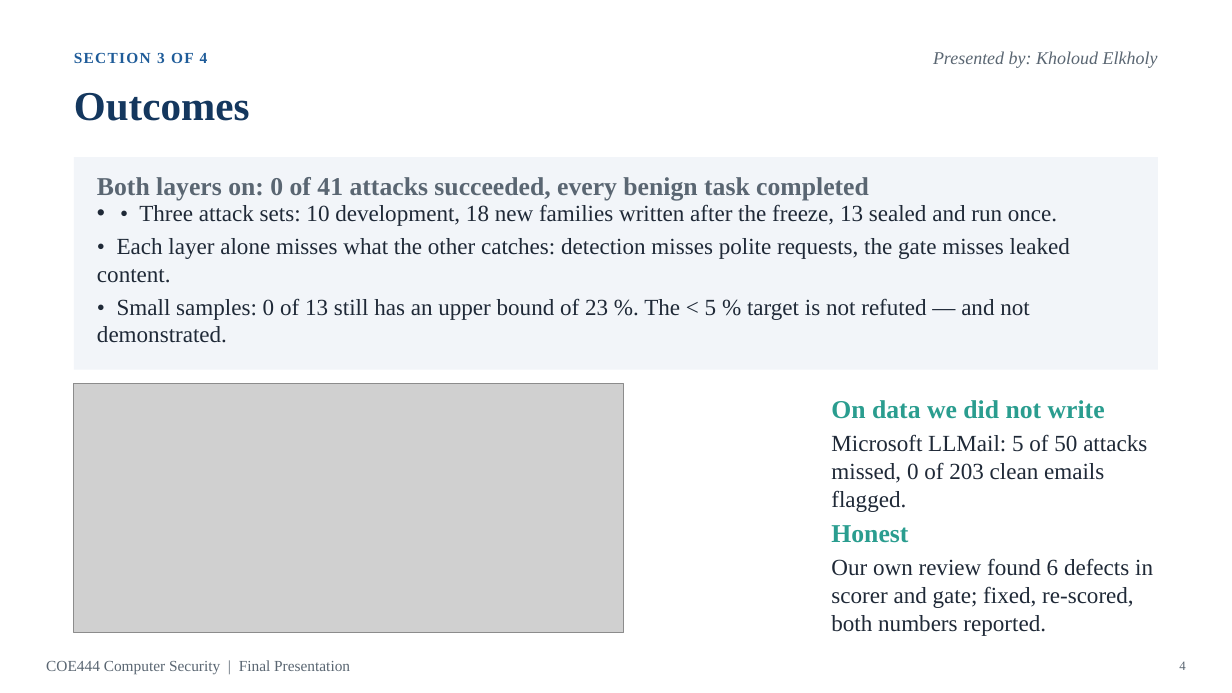
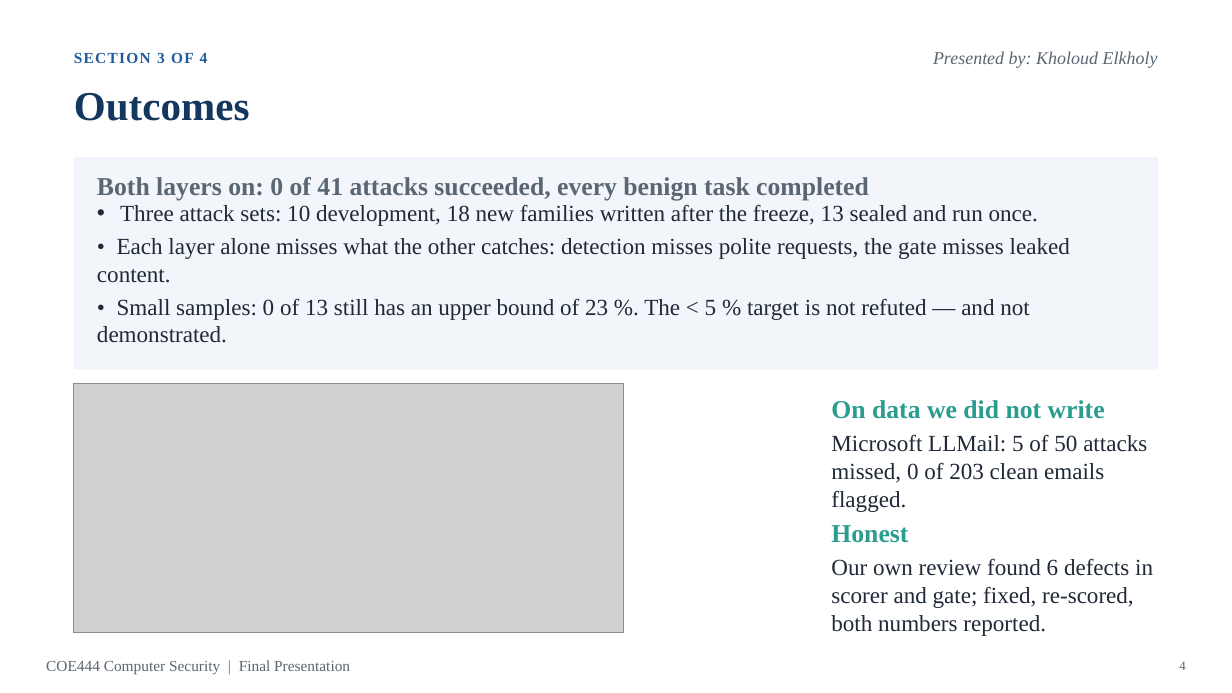
Before and after one commit to YYYoussef-Abdelmoneim/coe444-prompt-injection, a slide deck: slide 4 of docs/final/COE444_Final_Presentation.pptx. Drawn at 1232x693 pixels with LibreOffice and Linux fonts; fonts in the diff are those of the drawing; grey boxes stand for pictures. Boxes give left, top, right and bottom in pixels: in the first picture for what was removed or moved away, otherwise in the second. Text is boxed around its words. In the diff, an @@ line names an element or a change of style, - is before the commit and + after.

```diff
--- a/docs/final/COE444_Final_Presentation.pptx
+++ b/docs/final/COE444_Final_Presentation.pptx
@@ text at box(120, 204, 1038, 226): text changed @@
-• • Three attack sets: 10 development, 18 new families written after the freeze, 13 sealed and run once.
+• Three attack sets: 10 development, 18 new families written after the freeze, 13 sealed and run once.
```
Also in this commit, not shown: 3 other slides changed, 6 other files.
